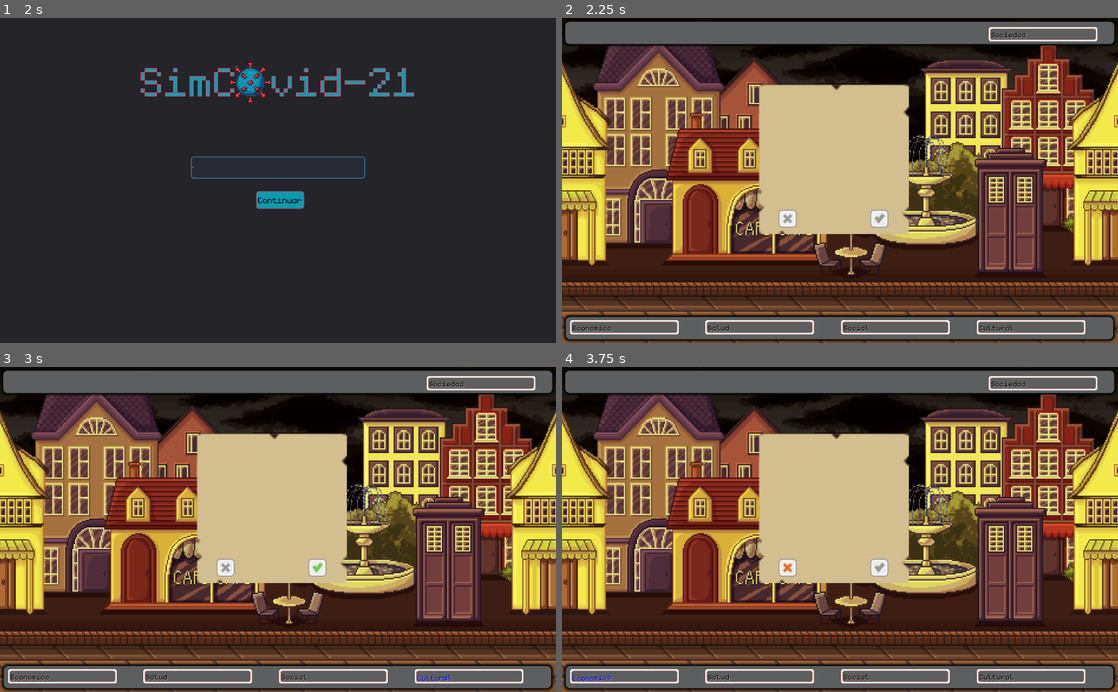
Above: before the commit, frames 1-4 (two rows, left to right).
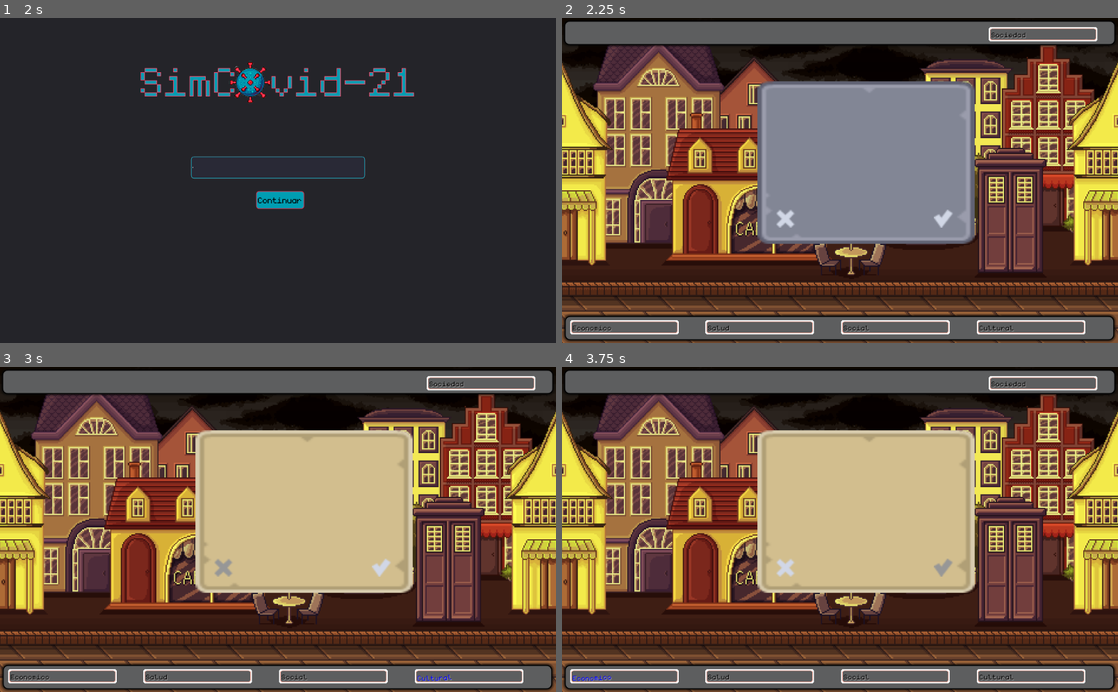
Above: after the commit, the same moments.

Repository: compumundohipermegaredUNQ/SimCovid-21
Game: Godot game, scene res://Main.tscn
The game is run twice, just before and just after one commit, with the same random seed, the same clock (stepped at 60 frames per second) and the same inputs.
Inputs (mouse positions are in pixels of both pictures, inside the frame that each line leads up to; where the layout moved, square brackets give the same spot in the first picture):
- Up to frame 1 (2 s): click "Comenzar" at 0.5 s; click (278, 167) at 1.27 s; type "12" at 1.35 s
- Up to frame 2 (2.25 s): click "Continuar" at 2 s
- Up to frame 3 (3 s): click (383, 568) [316, 568] at 2.75 s
- Up to frame 4 (3.75 s): click (784, 568) [789, 568] at 3.5 s

Frame 1 is identical in both runs. In frame 2, 19% of the frame differs, in the area x 35-75%, y 19-70%; in frame 3, 8.3%; in frame 4, 8.3%.

Commit message:
#Cartas.Se mejoran los aspectos de las cartas y se diferencian las comunes con la inicial y 15na

Diff:
--- a/src/Card/Card.gd
+++ b/src/Card/Card.gd
@@ -11,6 +11,12 @@
 	"Social": 2,
 	"Cultural": 3,
 }
+const positions = {
+	"Economico": Vector2(-700,-100),
+	"Salud": Vector2(-400,-100),
+	"Social": Vector2(-100,-100),
+	"Cultural": Vector2(250,-100)
+}
 onready var ok_sfx = get_node("Ok")
 onready var no_sfx = get_node("No")
 var card_type
@@ -22,12 +28,27 @@
 
 func initialize(type, title, description, efects, main, has_lost = false) -> void:
 	card_type = type
+	print(card_type)
 	card_efects = efects
 	bar_group = main.get_child(2)
-	$TitleLabel.text = title
-	$TextLabel.text = description
+	$TextureRect/TitleLabel.text = title
+	$TextureRect/TextLabel.text = description
+	_set_texture(type)
+	#_set_position_by_type(type)
 	game_over = has_lost
 	main_node = main
+
+func _ready() -> void:
+	var card = $TextureRect
+	var viewport_size_y = get_viewport().get_visible_rect().size.y
+	var project_size_y = ProjectSettings.get_setting("display/window/size/height")
+
+	var desired_size = (card.rect_size.y * viewport_size_y) / project_size_y
+	var scale_factor = (card.rect_scale.y * desired_size) / card.rect_size.y
+
+	card.rect_scale = Vector2(scale_factor, scale_factor)
+	var difference = (card.rect_size.y - desired_size) / 2
+	card.rect_position += Vector2(difference, difference)
 
 func _on_CheckButton_pressed() -> void:
 	if game_over:
@@ -59,11 +80,29 @@
 		actual_bar.update_state()
 
 func prepend_to_description(title:String, description:String):
-	$TitleLabel.text = $TitleLabel.text.insert(0, title)
-	$TextLabel.text = $TextLabel.text.insert(0, description)
+	$TextureRect/TitleLabel.text = $TextureRect/TitleLabel.text.insert(0, title)
+	$TextureRect/TextLabel.text = $TextureRect/TextLabel.text.insert(0, description)
 
 func _on_CheckButton_ready() -> void:
 	self.feedback()
 
 func _on_XButton_ready() -> void:
 	self.feedback()
+
+func _set_texture(type):
+	if type == 'Introducción' || type == 'RoundResume':
+		$TextureRect.texture = load('res://assets/Card/panel_blue.png')
+		$TextureRect/CheckButton.texture_normal = load('res://assets/Card/iconCheck_grey.png')
+		$TextureRect/CheckButton.texture_pressed = load('res://assets/Card/iconCheck_bronze.png')
+		$TextureRect/CheckButton.texture_hover = load('res://assets/Card/iconCheck_beige.png')
+		$TextureRect/CheckButton.texture_focused = load('res://assets/Card/iconCheck_bronze.png')
+		$TextureRect/XButton.texture_normal = load('res://assets/Card/iconCross_grey.png')
+		$TextureRect/XButton.texture_pressed = load('res://assets/Card/iconCross_bronze.png')
+		$TextureRect/XButton.texture_hover = load('res://assets/Card/iconCross_beige.png')
+		$TextureRect/XButton.texture_focused = load('res://assets/Card/iconCross_bronze.png')
+
+""" func _set_position_by_type(type):
+	var card = $TextureRect
+	if type != 'Introducción' && type != 'RoundResume':
+		card.set_position(positions[type])
+ """
--- a/src/Card/CardBase.tscn
+++ b/src/Card/CardBase.tscn
@@ -1,22 +1,24 @@
-[gd_scene load_steps=11 format=2]
+[gd_scene load_steps=13 format=2]
 
 [ext_resource path="res://assets/Fonts/The Snowday.ttf" type="DynamicFontData" id=1]
 [ext_resource path="res://src/Card/Card.gd" type="Script" id=2]
-[ext_resource path="res://assets/Card/check_grey.png" type="Texture" id=4]
-[ext_resource path="res://assets/Card/background_text.png" type="Texture" id=5]
-[ext_resource path="res://assets/Card/x_grey.png" type="Texture" id=6]
-[ext_resource path="res://assets/Card/check_green.png" type="Texture" id=7]
-[ext_resource path="res://assets/Card/x_red.png" type="Texture" id=8]
+[ext_resource path="res://assets/Card/iconCheck_grey.png" type="Texture" id=3]
+[ext_resource path="res://assets/Card/iconCheck_bronze.png" type="Texture" id=4]
+[ext_resource path="res://assets/Card/panel_beige.png" type="Texture" id=5]
+[ext_resource path="res://assets/Card/iconCross_brown.png" type="Texture" id=6]
+[ext_resource path="res://assets/Card/iconCheck_blue.png" type="Texture" id=7]
+[ext_resource path="res://assets/Card/iconCross_blue.png" type="Texture" id=8]
+[ext_resource path="res://assets/Card/iconCross_grey.png" type="Texture" id=9]
 
 [sub_resource type="DynamicFontData" id=1]
 font_path = "res://assets/Fonts/The Snowday.ttf"
 
 [sub_resource type="DynamicFont" id=2]
-size = 30
+size = 35
 font_data = SubResource( 1 )
 
 [sub_resource type="DynamicFont" id=3]
-size = 20
+size = 25
 font_data = ExtResource( 1 )
 
 [node name="CardBase" type="Control"]
@@ -34,66 +36,65 @@
 anchor_bottom = 0.5
 margin_left = -151.786
 margin_top = -183.338
-margin_right = -58.7864
-margin_bottom = -89.3378
-rect_scale = Vector2( 3, 3 )
+margin_right = 248.214
+margin_bottom = 116.662
 texture = ExtResource( 5 )
-stretch_mode = 4
+stretch_mode = 1
 __meta__ = {
 "_edit_use_anchors_": false
 }
 
-[node name="CheckButton" type="TextureButton" parent="."]
+[node name="XButton" type="TextureButton" parent="TextureRect"]
 anchor_left = 0.5
 anchor_top = 0.5
 anchor_right = 0.5
 anchor_bottom = 0.5
-margin_left = 55.3167
-margin_top = 52.6983
-margin_right = 105.317
-margin_bottom = 102.698
+margin_left = -165.214
+margin_top = 86.036
+margin_right = -115.214
+margin_bottom = 136.036
+grow_horizontal = 0
+grow_vertical = 0
 rect_scale = Vector2( 0.7, 0.7 )
-texture_normal = ExtResource( 4 )
-texture_pressed = ExtResource( 7 )
-texture_hover = ExtResource( 7 )
-texture_focused = ExtResource( 7 )
+texture_normal = ExtResource( 8 )
+texture_pressed = ExtResource( 6 )
+texture_hover = ExtResource( 9 )
+texture_focused = ExtResource( 6 )
 expand = true
 stretch_mode = 5
 __meta__ = {
 "_edit_use_anchors_": false
 }
 
-[node name="XButton" type="TextureButton" parent="."]
+[node name="CheckButton" type="TextureButton" parent="TextureRect"]
 anchor_left = 0.5
 anchor_top = 0.5
 anchor_right = 0.5
 anchor_bottom = 0.5
-margin_left = -114.224
-margin_top = 52.6983
-margin_right = -64.2237
-margin_bottom = 102.698
-grow_horizontal = 0
-grow_vertical = 0
+margin_left = 124.786
+margin_top = 86.036
+margin_right = 174.786
+margin_bottom = 136.036
 rect_scale = Vector2( 0.7, 0.7 )
-texture_normal = ExtResource( 6 )
-texture_pressed = ExtResource( 8 )
-texture_hover = ExtResource( 8 )
-texture_focused = ExtResource( 8 )
+texture_normal = ExtResource( 7 )
+texture_pressed = ExtResource( 4 )
+texture_hover = ExtResource( 3 )
+texture_focused = ExtResource( 4 )
 expand = true
 stretch_mode = 5
 __meta__ = {
 "_edit_use_anchors_": false
 }
 
-[node name="TitleLabel" type="Label" parent="."]
+[node name="TitleLabel" type="Label" parent="TextureRect"]
 anchor_left = 0.5
 anchor_top = 0.5
 anchor_right = 0.5
 anchor_bottom = 0.5
-margin_left = -138.737
-margin_top = -150.0
-margin_right = 116.263
-margin_bottom = -130.0
+margin_left = -130.214
+margin_top = -122.662
+margin_right = 124.786
+margin_bottom = -90.662
 grow_vertical = 2
 custom_fonts/font = SubResource( 2 )
 custom_colors/font_color = Color( 0.466667, 0.301961, 0.223529, 1 )
@@ -106,15 +107,15 @@
 "_edit_use_anchors_": false
 }
 
-[node name="TextLabel" type="Label" parent="."]
+[node name="TextLabel" type="Label" parent="TextureRect"]
 anchor_left = 0.5
 anchor_top = 0.5
 anchor_right = 0.5
 anchor_bottom = 0.5
-margin_left = -138.737
-margin_top = -80.0
-margin_right = 116.263
-margin_bottom = -60.0
+margin_left = -130.214
+margin_top = -41.662
+margin_right = 124.786
+margin_bottom = -17.662
 grow_vertical = 2
 custom_fonts/font = SubResource( 3 )
 custom_colors/font_color = Color( 0.443137, 0.305882, 0.305882, 1 )
@@ -126,7 +127,8 @@
 __meta__ = {
 "_edit_use_anchors_": false
 }
-[connection signal="pressed" from="CheckButton" to="." method="_on_CheckButton_pressed"]
-[connection signal="ready" from="CheckButton" to="." method="_on_CheckButton_ready"]
-[connection signal="pressed" from="XButton" to="." method="_on_XButton_pressed"]
-[connection signal="ready" from="XButton" to="." method="_on_XButton_ready"]
+
+[connection signal="pressed" from="TextureRect/XButton" to="." method="_on_XButton_pressed"]
+[connection signal="ready" from="TextureRect/XButton" to="." method="_on_XButton_ready"]
+[connection signal="pressed" from="TextureRect/CheckButton" to="." method="_on_CheckButton_pressed"]
+[connection signal="ready" from="TextureRect/CheckButton" to="." method="_on_CheckButton_ready"]
Binary file removed: assets/Card/background_text.png
Binary file removed: assets/Card/card.png
Binary file removed: assets/Card/check_green.png
Binary file removed: assets/Card/check_grey.png
Binary file added: assets/Card/cursorGauntlet_grey.png
Not shown, added: assets/Card/cursorGauntlet_grey.png.import
Binary file added: assets/Card/iconCheck_beige.png
Not shown, changed: assets/Card/iconCheck_beige.png.import
Binary file added: assets/Card/iconCheck_blue.png
Not shown, changed: assets/Card/iconCheck_blue.png.import
Binary file added: assets/Card/iconCheck_bronze.png
Not shown, changed: assets/Card/iconCheck_bronze.png.import
(and 18 more such lines)
